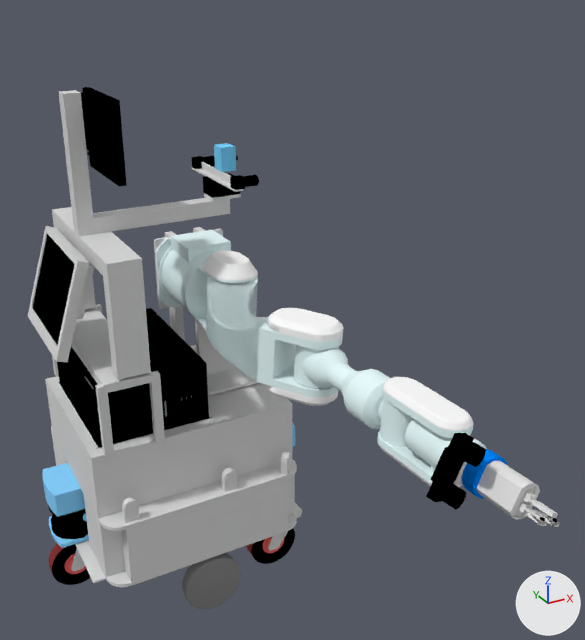
An edit to the Blender file data/morse/components/robots/jido.blend, drawn before and after from the same camera.
One viewpoint serves both versions: a 50 mm camera at (-0.73, -2.14, 1.82) aimed at (0.17, -0.51, 1.0). The axes (+X, +Y, +Z) are drawn at lower right. The lights are the same throughout.

In view in the first picture: 'Base', 'Computer', 'FrontScreen', 'Gripper', 'MotorWheels', 'PA10-1', 'PA10-2', 'PA10-3', 'PA10-4', 'PA10-5', 'PA10-6', 'Sicks', 'Socle'.
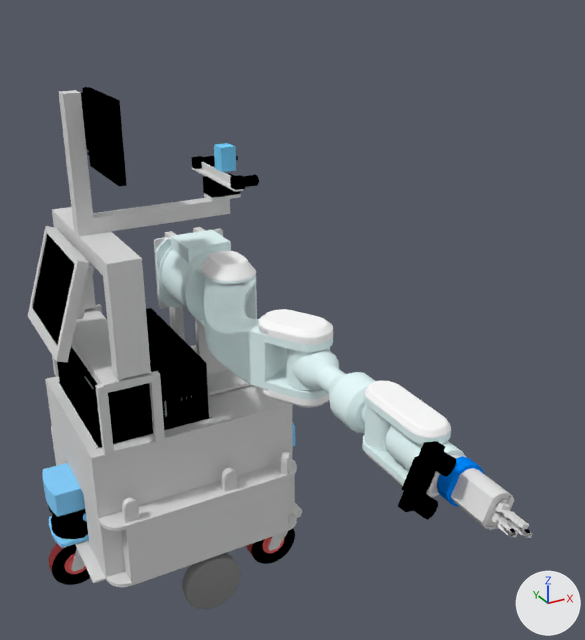
Where the change shows, as pixel boxes [x1, y1, x2, y2] in the pictures (585 x 640 px):
'PA10-2', moved, turned
    before: [206, 276, 344, 406]
    after: [204, 277, 333, 408]
'PA10-4', moved, turned
    before: [377, 377, 474, 487]
    after: [361, 381, 451, 497]
'PA10-3', moved, turned
    before: [294, 345, 390, 429]
    after: [286, 347, 375, 433]
'PA10-6', moved, turned
    before: [426, 433, 507, 509]
    after: [398, 441, 484, 520]
'Gripper', moved, turned
    before: [476, 460, 540, 520]
    after: [451, 468, 514, 530]
'PA10-1', moved, turned
    before: [183, 251, 258, 331]
    after: [183, 251, 256, 328]
'PA10-5', moved, turned
    before: [405, 419, 487, 486]
    after: [385, 425, 466, 470]
'pince2', moved, turned
    before: [519, 489, 560, 527]
    after: [491, 499, 532, 538]
'pince1', moved, turned
    before: [516, 493, 558, 518]
    after: [488, 503, 529, 529]
'pince2sleft', moved, turned
    before: [539, 517, 545, 521]
    after: [510, 528, 515, 533]
'pince2Sright', moved, turned
    before: [552, 518, 557, 522]
    after: [524, 529, 530, 533]

Diff of the bpy script that builds the scene:
```diff
--- a/data/morse/components/robots/jido.blend.py
+++ b/data/morse/components/robots/jido.blend.py
@@ ob_pa10_1 @@
 ob_pa10_1 = bpy.data.objects.new('PA10-1', me_pa10_1)
-ob_pa10_1.location = (0.185, 0.2, 0.907)
-ob_pa10_1.rotation_euler = (1.571, 0.0593, 0.0)  # degrees (90, 3.4, 0)
+ob_pa10_1.parent = ob_socle
+ob_pa10_1.matrix_parent_inverse = Matrix(((1000.0, 0.0, 0.0, 0.0), (0.0, 1000.0, 0.0, 0.0), (0.0, 0.0, 1000.0, 0.0), (0.0, 0.0, 0.0, 1.0)))
+ob_pa10_1.location = (0.0, 0.0, 0.0)
 ob_pa10_1.scale = (0.001, 0.001, 0.001)
@@ ob_pa10_2 @@
 ob_pa10_2 = bpy.data.objects.new('PA10-2', me_pa10_2)
-ob_pa10_2.location = (0.185, -0.117, 0.907)
-ob_pa10_2.rotation_euler = (1.574, 0.0592, 0.0552)  # degrees (90, 3.4, 3.2)
+ob_pa10_2.parent = ob_pa10_1
+ob_pa10_2.matrix_parent_inverse = Matrix(((1000.0, 0.0, 0.0, 0.0), (0.0, 1000.0, 0.0, 0.0), (0.0, 0.0, 1000.0, 0.0), (0.0, 0.0, 0.0, 1.0)))
+ob_pa10_2.location = (0.0, 0.0, 0.317)
 ob_pa10_2.scale = (0.001, 0.001, 0.001)
@@ ob_pa10_3 @@
 ob_pa10_3 = bpy.data.objects.new('PA10-3', me_pa10_3)
-ob_pa10_3.location = (0.21, -0.566, 0.905)
-ob_pa10_3.rotation_euler = (1.575, 0.0592, 0.0628)  # degrees (90, 3.4, 3.6)
+ob_pa10_3.parent = ob_pa10_2
+ob_pa10_3.matrix_parent_inverse = Matrix(((1000.0, 0.0, 0.0, 0.0), (0.0, 1000.0, 0.0, 0.0), (0.0, 0.0, 1000.0, -317.0), (0.0, 0.0, 0.0, 1.0)))
+ob_pa10_3.location = (0.0, 0.0, 0.767)
 ob_pa10_3.scale = (0.001, 0.001, 0.001)
@@ ob_pa10_4 @@
 ob_pa10_4 = bpy.data.objects.new('PA10-4', me_pa10_4)
-ob_pa10_4.location = (0.231, -0.899, 0.904)
-ob_pa10_4.rotation_euler = (1.575, 0.0612, 0.0628)  # degrees (90, 3.5, 3.6)
+ob_pa10_4.parent = ob_pa10_3
+ob_pa10_4.matrix_parent_inverse = Matrix(((1000.0, 0.0, 0.0, 0.0), (0.0, 1000.0, 0.0, 0.0), (0.0, 0.0, 1000.0, -767.0), (0.0, 0.0, 0.0, 1.0)))
+ob_pa10_4.location = (0.0, 0.0, 1.1)
 ob_pa10_4.scale = (0.001, 0.001, 0.001)
@@ ob_pa10_5 @@
 ob_pa10_5 = bpy.data.objects.new('PA10-5', me_pa10_5)
-ob_pa10_5.location = (0.24, -1.045, 0.904)
-ob_pa10_5.rotation_euler = (1.574, 0.0612, 0.0624)  # degrees (90, 3.5, 3.6)
+ob_pa10_5.parent = ob_pa10_4
+ob_pa10_5.matrix_parent_inverse = Matrix(((1000.0, 0.0, 0.0, 0.0), (0.0, 1000.0, 0.0, 0.0), (0.0, 0.0, 1000.0, -1100.0), (0.0, 0.0, 0.0, 1.0)))
+ob_pa10_5.location = (0.0, 0.0, 1.247)
 ob_pa10_5.scale = (0.001, 0.001, 0.001)
```
